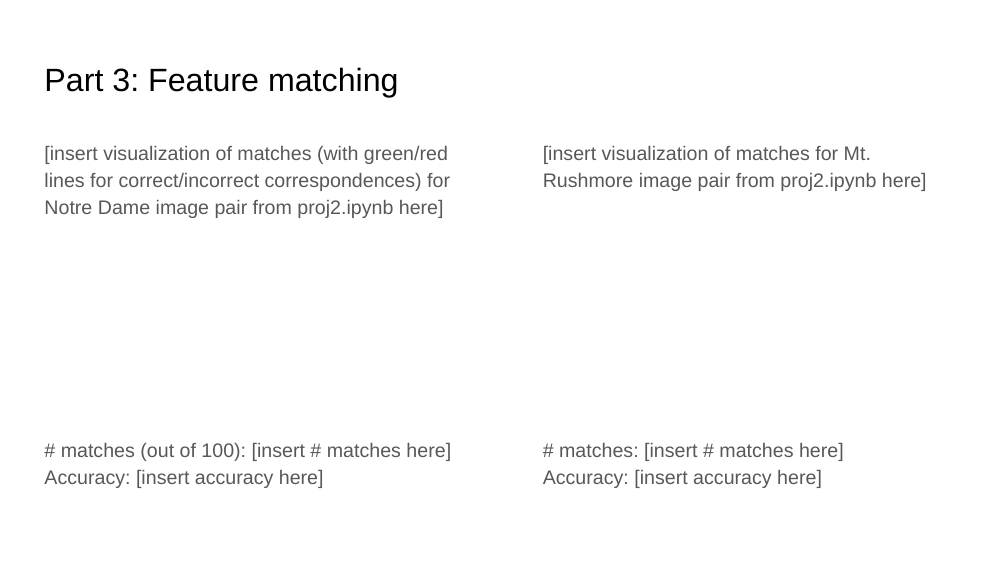
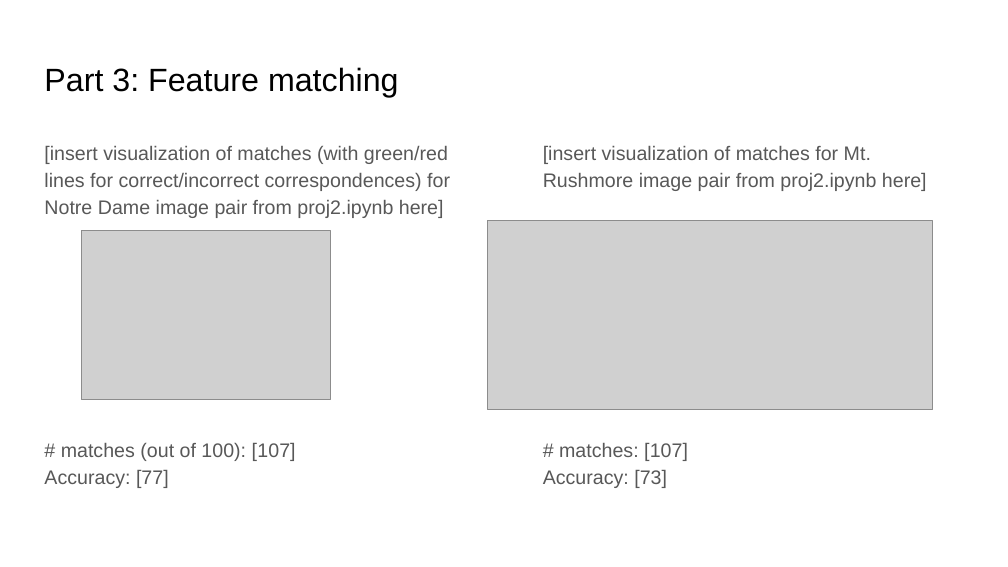
Before and after one commit to m-a-c-e/Computer-Vision, a slide deck: slide 9 of project-2/docs/proj2_report.pptx. Drawn at 1008x567 pixels with LibreOffice and Linux fonts; fonts in the diff are those of the drawing; grey boxes stand for pictures. Boxes give left, top, right and bottom in pixels: in the first picture for what was removed or moved away, otherwise in the second. Text is boxed around its words. In the diff, an @@ line names an element or a change of style, - is before the commit and + after.

```diff
--- a/project-2/docs/proj2_report.pptx
+++ b/project-2/docs/proj2_report.pptx
@@ picture added at [81,231,330,400] @@
@@ picture added at [487,221,932,409] @@
@@ text at [44,443,296,488]: text changed @@
-# matches (out of 100): [insert # matches here]
-Accuracy: [insert accuracy here]
+# matches (out of 100): [107]
+Accuracy: [77]
@@ text at [543,443,688,488]: text changed @@
-# matches: [insert # matches here]
-Accuracy: [insert accuracy here]
+# matches: [107]
+Accuracy: [73]
```
Also in this commit, not shown: 18 other slides changed, 32 other files.
